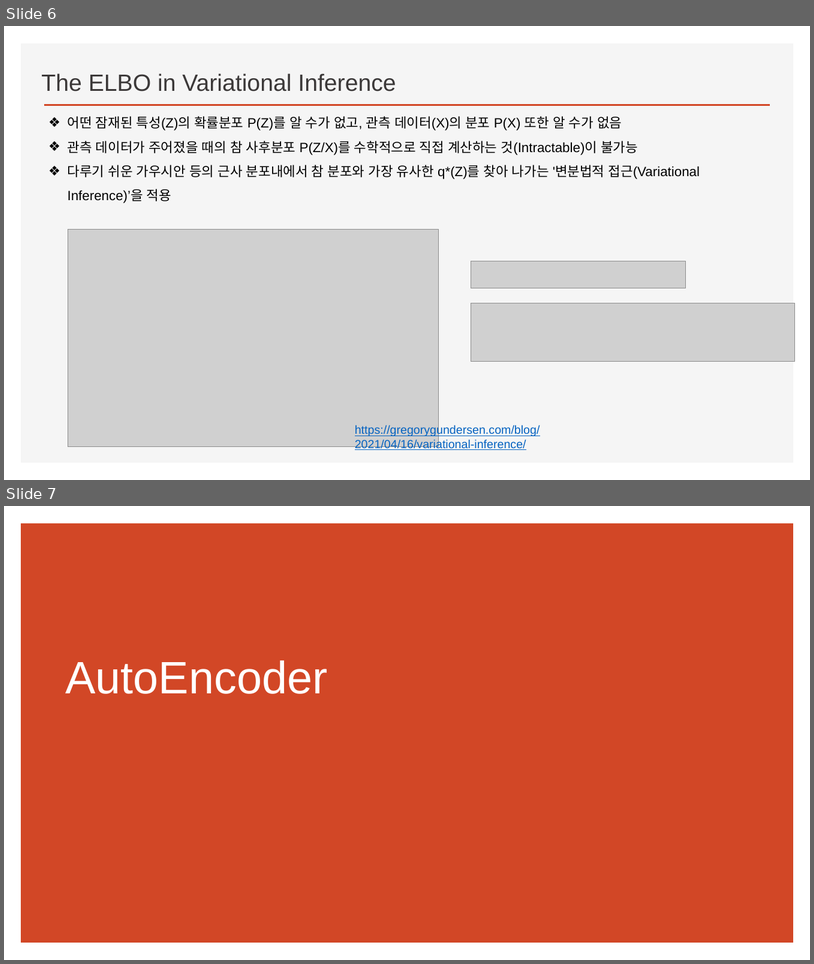
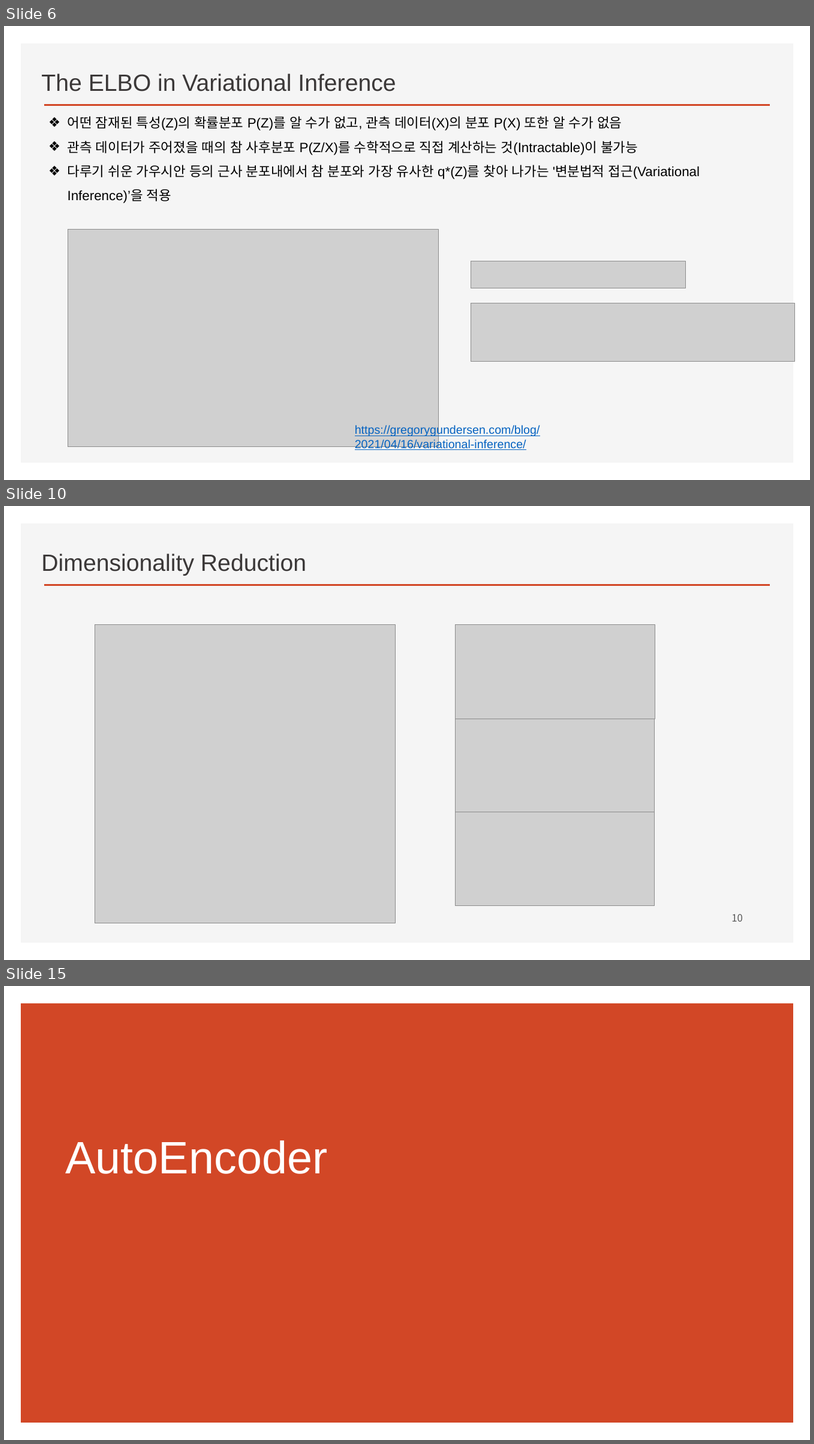
Before and after one commit to ancestor9/2026_Fall_AI-Literacy, a slide deck: Variational Autoencoders.pptx. Shown one above the other, each under a label of ours: slides 6 and 7 before the commit, slides 6, 10 and 15 after it; the slides between them are not shown. The pictures are 814x964 and 814x1444 pixels, drawn with LibreOffice and Linux fonts; fonts in the diff are those of the drawing; grey boxes stand for pictures; background and template pictures are left out. Boxes give left, top, right and bottom in pixels: in the first picture for what was removed or moved away, otherwise in the second. Text is boxed around its words. In the diff, an @@ line names an element or a change of style, - is before the commit and + after.

```diff
--- a/Variational Autoencoders.pptx
+++ b/Variational Autoencoders.pptx
@@ slide 10 added at (4,506,810,960), background #FFFFFF; not listed: 2 template elements that a slide beside it also shows @@
@@ text added at (41,553,306,576), 28 pt, text #3B3838 @@
+Dimensionality Reduction
@@ picture added at (95,625,395,923) @@
@@ picture added at (456,625,656,719) @@
@@ picture added at (456,719,656,812) @@
@@ picture added at (456,811,656,905) @@
@@ page number added at (732,913,743,921), 12 pt, text #595959 @@
+10
@@ what was slide 7 is now slide 15 @@
```
Also in this commit, not shown: 8 other slides added.
